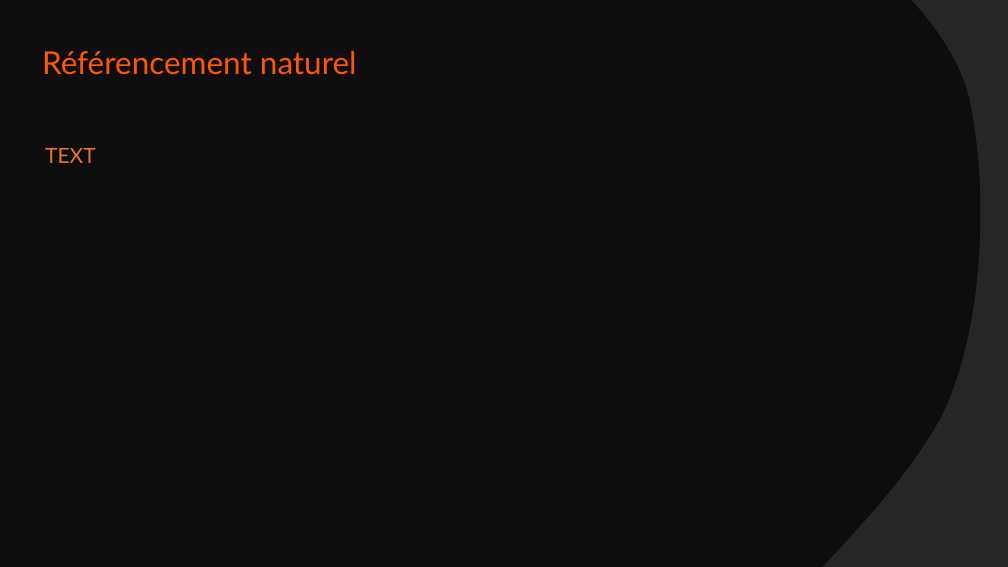
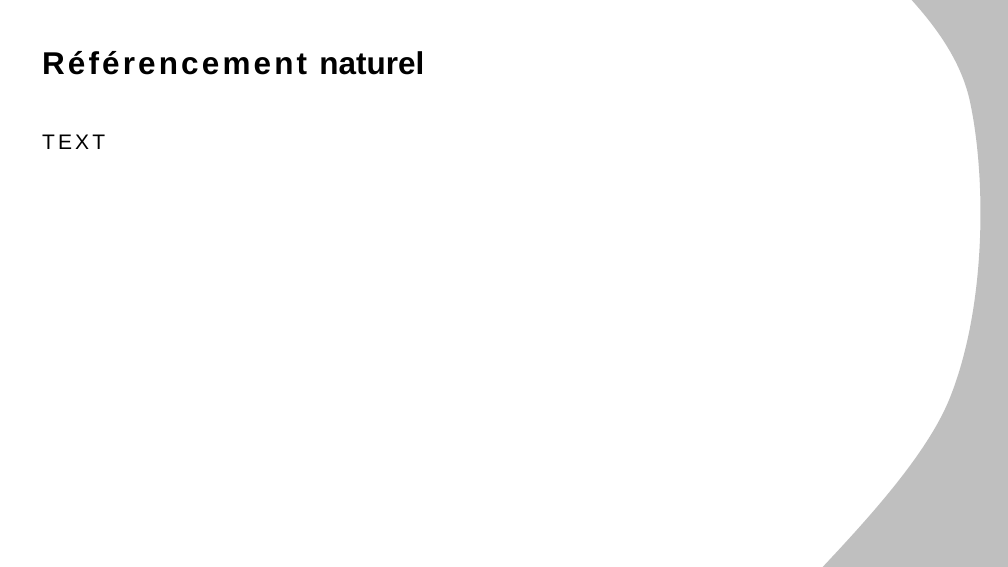
Before and after one commit to Adrien-Ray/visualtgr, a slide deck: slide 16 of design/AD/dossier-conception/dossier-conception.pptx. Drawn at 1008x567 pixels with LibreOffice and Linux fonts; fonts in the diff are those of the drawing. Boxes give left, top, right and bottom in pixels: in the first picture for what was removed or moved away, otherwise in the second. Text is boxed around its words. In the diff, an @@ line names an element or a change of style, - is before the commit and + after.

```diff
--- a/design/AD/dossier-conception/dossier-conception.pptx
+++ b/design/AD/dossier-conception/dossier-conception.pptx
@@ rectangle removed at (0, 0, 1008, 567) @@
@@ freeform shape at (746, 0, 1008, 567): fill #262626 to #BFBFBF @@
@@ text "Référencement naturel" at (42, 51, 424, 75): font Lato to Arial, text colour #FF5600 to #000000, bold on; letter spacing 0 to 3 pt in "Référencement" @@
@@ text "TEXT": place and size @@
-text "TEXT" at (45, 148, 96, 163)
+text "TEXT" at (42, 134, 105, 149)
@@ text "TEXT" at (42, 134, 105, 149): font Lato to Arial, text colour #EA7235 to #000000, letter spacing 0 to 3 pt @@
```
Also in this commit, not shown: 16 other slides changed, 7 other files.
